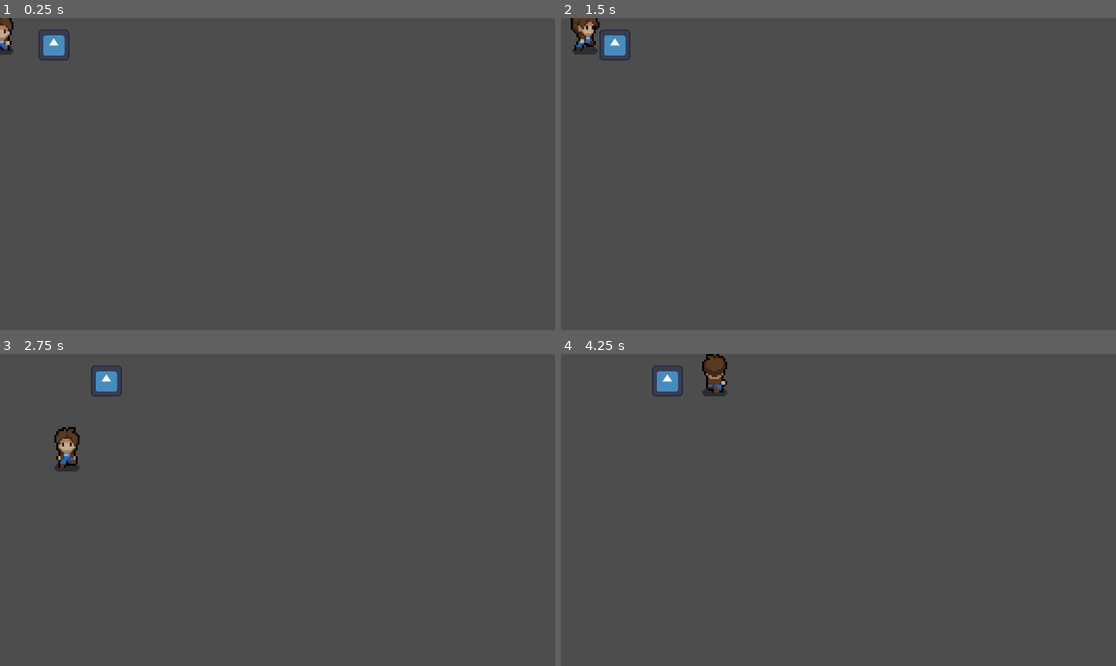
Above: before the commit, frames 1-4 (two rows, left to right).
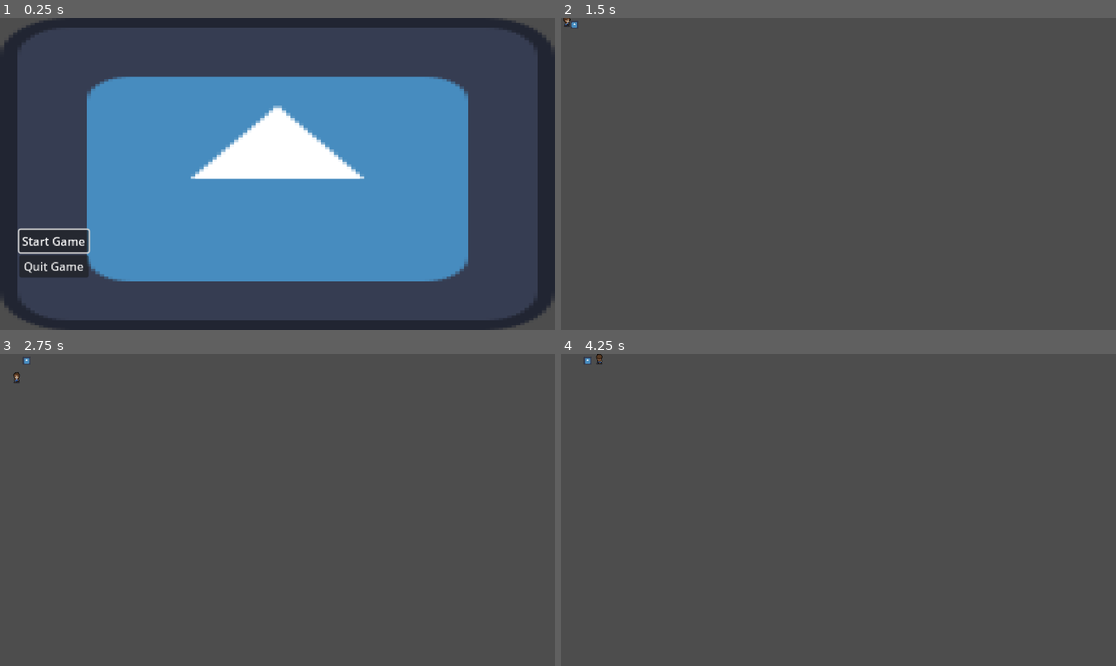
Above: after the commit, the same moments.

Repository: Travisbui/Capstone-Project
Game: Godot game, scene res://scenes/menu.tscn
Same seed, same stepped clock (60 frames per second), same inputs: the game is played once before the commit and once after it. Before the commit the project starts from res://scenes/world.tscn. The engine's default icon, where the game draws it, is replaced by a stand-in: a white triangle on a blue panel in a dark square.
Inputs (mouse positions are in pixels of both pictures, inside the frame that each line leads up to):
- Up to frame 1 (0.25 s): no input
- Up to frame 2 (1.5 s): click (616, 239) at 0.5 s, where only the run after the commit has a clickable "Start Game"; hold Right (ui_right) from 1.28 s (still down)
- Up to frame 3 (2.75 s): release Right (ui_right) at 2.03 s; hold Down (ui_down) from 2.03 s (still down)
- Up to frame 4 (4.25 s): release Down (ui_down) at 2.78 s; hold Right (ui_right) 2.78-3.53 s; hold Up (ui_up) from 3.53 s (still down)

The runs differ from the first frame. In frame 1, 59% of the frame differs, in the area x 0-100%, y 0-100%; in frame 2, 0.8%; in frame 3, 0.9%; in frame 4, 0.9%.

Commit message:
main menu + pause menu added

Diff:
--- /dev/null
+++ b/pause_menu.gdshader
@@ -0,0 +1,9 @@
+shader_type canvas_item;
+uniform sampler2D SCREEN_TEXTURE: hint_screen_texture, filter_linear_mipmap;
+
+uniform float lod: hint_range(0.0, 5) = 0.0;
+
+void fragment() {
+	vec4 color = texture(SCREEN_TEXTURE, SCREEN_UV, lod);
+	COLOR = color;
+}
--- a/project.godot
+++ b/project.godot
@@ -11,13 +11,9 @@
 [application]
 
 config/name="Capstone Project"
-run/main_scene="res://scenes/world.tscn"
+run/main_scene="res://scenes/menu.tscn"
 config/features=PackedStringArray("4.2", "GL Compatibility")
 config/icon="res://icon.svg"
-
-[display]
-
-window/stretch/scale=4.0
 
 [input]
 
--- /dev/null
+++ b/scenes/menu.tscn
@@ -0,0 +1,50 @@
+[gd_scene load_steps=3 format=3 uid="uid://lh6k8uvfgnu3"]
+
+[ext_resource type="Script" path="res://scripts/menu.gd" id="1_imgyk"]
+[ext_resource type="Texture2D" uid="uid://1kc1uua86lmv" path="res://icon.svg" id="2_tv33c"]
+
+[node name="menu" type="Control"]
+layout_mode = 3
+anchors_preset = 15
+anchor_right = 1.0
+anchor_bottom = 1.0
+grow_horizontal = 2
+grow_vertical = 2
+size_flags_horizontal = 0
+size_flags_vertical = 4
+script = ExtResource("1_imgyk")
+
+[node name="TextureRect" type="TextureRect" parent="."]
+layout_mode = 1
+anchors_preset = 15
+anchor_right = 1.0
+anchor_bottom = 1.0
+grow_horizontal = 2
+grow_vertical = 2
+texture = ExtResource("2_tv33c")
+
+[node name="VBoxContainer" type="VBoxContainer" parent="."]
+layout_mode = 1
+anchors_preset = -1
+anchor_top = 1.0
+anchor_bottom = 1.0
+offset_left = 40.0
+offset_top = -208.0
+offset_right = 86.0
+offset_bottom = -142.0
+grow_vertical = 0
+scale = Vector2(1.5, 1.5)
+
+[node name="StartButton" type="Button" parent="VBoxContainer"]
+layout_mode = 2
+focus_neighbor_top = NodePath("../QuitButton")
+text = "Start Game
+"
+
+[node name="QuitButton" type="Button" parent="VBoxContainer"]
+layout_mode = 2
+focus_neighbor_bottom = NodePath("../StartButton")
+text = "Quit Game"
+
+[connection signal="pressed" from="VBoxContainer/StartButton" to="." method="_on_start_button_pressed"]
+[connection signal="pressed" from="VBoxContainer/QuitButton" to="." method="_on_quit_button_pressed"]
--- /dev/null
+++ b/scenes/pause_menu.tscn
@@ -0,0 +1,131 @@
+[gd_scene load_steps=7 format=3 uid="uid://c5rleti6qcr2b"]
+
+[ext_resource type="Shader" path="res://pause_menu.gdshader" id="1_6b88i"]
+[ext_resource type="Script" path="res://scripts/pause_menu.gd" id="1_umc4d"]
+
+[sub_resource type="ShaderMaterial" id="ShaderMaterial_imth6"]
+shader = ExtResource("1_6b88i")
+shader_parameter/lod = 0.0
+
+[sub_resource type="Animation" id="Animation_r6obk"]
+resource_name = "blur"
+length = 0.3
+tracks/0/type = "value"
+tracks/0/imported = false
+tracks/0/enabled = true
+tracks/0/path = NodePath("ColorRect:material:shader_parameter/lod")
+tracks/0/interp = 1
+tracks/0/loop_wrap = true
+tracks/0/keys = {
+"times": PackedFloat32Array(0, 0.3),
+"transitions": PackedFloat32Array(1, 1),
+"update": 0,
+"values": [0.0, 0.8]
+}
+tracks/1/type = "value"
+tracks/1/imported = false
+tracks/1/enabled = true
+tracks/1/path = NodePath("PanelContainer:modulate")
+tracks/1/interp = 1
+tracks/1/loop_wrap = true
+tracks/1/keys = {
+"times": PackedFloat32Array(0, 0.3),
+"transitions": PackedFloat32Array(1, 1),
+"update": 0,
+"values": [Color(1, 1, 1, 0), Color(1, 1, 1, 1)]
+}
+
+[sub_resource type="Animation" id="Animation_xd2m3"]
+length = 0.001
+tracks/0/type = "value"
+tracks/0/imported = false
+tracks/0/enabled = true
+tracks/0/path = NodePath("ColorRect:material:shader_parameter/lod")
+tracks/0/interp = 1
+tracks/0/loop_wrap = true
+tracks/0/keys = {
+"times": PackedFloat32Array(0),
+"transitions": PackedFloat32Array(1),
+"update": 0,
+"values": [0.0]
+}
+tracks/1/type = "value"
+tracks/1/imported = false
+tracks/1/enabled = true
+tracks/1/path = NodePath("PanelContainer:modulate")
+tracks/1/interp = 1
+tracks/1/loop_wrap = true
+tracks/1/keys = {
+"times": PackedFloat32Array(0),
+"transitions": PackedFloat32Array(1),
+"update": 0,
+"values": [Color(1, 1, 1, 0)]
+}
+
+[sub_resource type="AnimationLibrary" id="AnimationLibrary_p6qsc"]
+_data = {
+"RESET": SubResource("Animation_xd2m3"),
+"blur": SubResource("Animation_r6obk")
+}
+
+[node name="pause_menu" type="Control"]
+process_mode = 3
+layout_mode = 3
+anchors_preset = 15
+anchor_right = 1.0
+anchor_bottom = 1.0
+grow_horizontal = 2
+grow_vertical = 2
+script = ExtResource("1_umc4d")
+
+[node name="ColorRect" type="ColorRect" parent="."]
+material = SubResource("ShaderMaterial_imth6")
+layout_mode = 1
+anchors_preset = 15
+anchor_right = 1.0
+anchor_bottom = 1.0
+grow_horizontal = 2
+grow_vertical = 2
+
+[node name="PanelContainer" type="PanelContainer" parent="."]
+modulate = Color(1, 1, 1, 0)
+layout_mode = 1
+anchors_preset = 8
+anchor_left = 0.5
+anchor_top = 0.5
+anchor_right = 0.5
+anchor_bottom = 0.5
+offset_left = -96.0
+offset_top = -46.5
+offset_right = 96.0
+offset_bottom = 46.5
+grow_horizontal = 2
+grow_vertical = 2
+
+[node name="VBoxContainer" type="VBoxContainer" parent="PanelContainer"]
+layout_mode = 2
+
+[node name="Label" type="Label" parent="PanelContainer/VBoxContainer"]
+layout_mode = 2
+text = "Paused"
+horizontal_alignment = 1
+vertical_alignment = 1
+uppercase = true
+
+[node name="ContinueButton" type="Button" parent="PanelContainer/VBoxContainer"]
+layout_mode = 2
+focus_neighbor_top = NodePath("../QuitButton")
+text = "Continue"
+
+[node name="QuitButton" type="Button" parent="PanelContainer/VBoxContainer"]
+layout_mode = 2
+focus_neighbor_bottom = NodePath("../ContinueButton")
+text = "Quit"
+
+[node name="AnimationPlayer" type="AnimationPlayer" parent="."]
+libraries = {
+"": SubResource("AnimationLibrary_p6qsc")
+}
+
+[connection signal="pressed" from="PanelContainer/VBoxContainer/ContinueButton" to="." method="_on_continue_button_pressed"]
+[connection signal="pressed" from="PanelContainer/VBoxContainer/QuitButton" to="." method="_on_quit_button_pressed"]
--- a/scenes/world.tscn
+++ b/scenes/world.tscn
@@ -1,7 +1,8 @@
-[gd_scene load_steps=3 format=3 uid="uid://beov1wt8wnlr5"]
+[gd_scene load_steps=4 format=3 uid="uid://beov1wt8wnlr5"]
 
 [ext_resource type="PackedScene" uid="uid://cw1xpgcgaajg5" path="res://scenes/player.tscn" id="1_dd41x"]
 [ext_resource type="PackedScene" uid="uid://d35csngemn6ge" path="res://scenes/pushable_object.tscn" id="2_x3s3i"]
+[ext_resource type="PackedScene" uid="uid://c5rleti6qcr2b" path="res://scenes/pause_menu.tscn" id="3_me6ep"]
 
 [node name="world" type="Node2D"]
 
@@ -9,3 +10,7 @@
 
 [node name="pushable_object" parent="." instance=ExtResource("2_x3s3i")]
 position = Vector2(28, 14)
+
+[node name="CanvasLayer" type="CanvasLayer" parent="."]
+
+[node name="pause_menu" parent="CanvasLayer" instance=ExtResource("3_me6ep")]
--- /dev/null
+++ b/scripts/menu.gd
@@ -0,0 +1,10 @@
+extends Control
+
+func _ready():
+	$VBoxContainer/StartButton.grab_focus()
+
+func _on_start_button_pressed():
+	get_tree().change_scene_to_file("res://scenes/world.tscn")
+
+func _on_quit_button_pressed():
+	get_tree().quit()
--- /dev/null
+++ b/scripts/pause_menu.gd
@@ -0,0 +1,28 @@
+extends Control
+
+func _ready():
+	$AnimationPlayer.play("RESET")
+	$PanelContainer/VBoxContainer/ContinueButton.grab_focus()
+
+func resume():
+	get_tree().paused = false
+	$AnimationPlayer.play_backwards("blur")
+
+func pause():
+	get_tree().paused = true
+	$AnimationPlayer.play("blur")
+
+func testEsc():
+	if Input.is_action_just_pressed("ui_cancel") and get_tree().paused == false:
+		pause()
+	elif Input.is_action_just_pressed("ui_cancel") and get_tree().paused == true:
+		resume()
+
+func _on_continue_button_pressed():
+	resume()
+
+func _on_quit_button_pressed():
+	get_tree().quit()
+
+func _process(delta):
+	testEsc()
Not shown, added: art/General Tile Map.png.import
